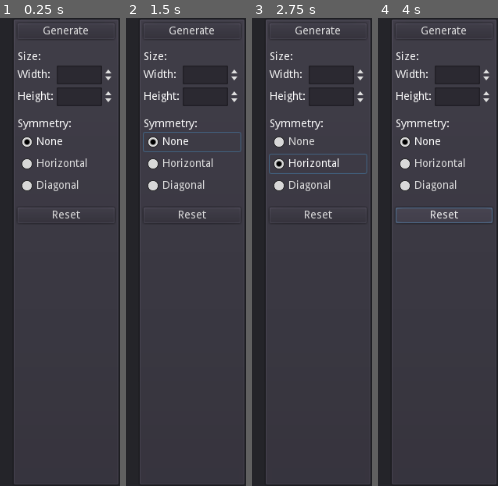
Above: before the commit, frames 1-4 (left to right).
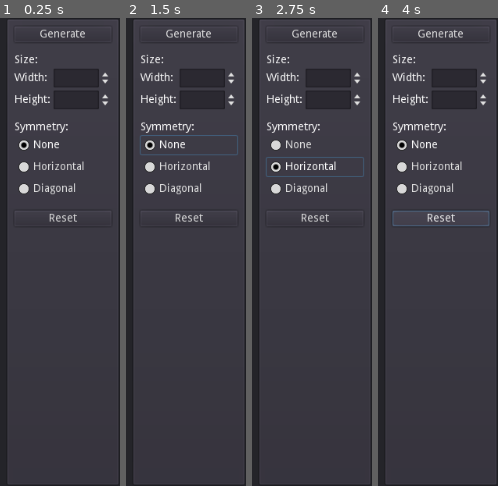
Above: after the commit, the same moments.

Repository: heppocogne/RandomPixelArt
Game: Godot game, scene res://main.tscn
The game is run twice, just before and just after one commit, with the same random seed, the same clock (stepped at 60 frames per second) and the same inputs.
Inputs:
- Up to frame 1 (0.25 s): no input
- Up to frame 2 (1.5 s): click "Generate" at 0.5 s; click "None" at 1.25 s
- Up to frame 3 (2.75 s): click "Horizontal" at 2 s
- Up to frame 4 (4 s): click "Diagonal" at 2.75 s; click "Reset" at 3.5 s

The runs differ from the first frame. In frame 1, 9.1% of the frame differs, in the area x 6-94%, y 0-100%; in frame 2, 9.9%; in frame 3, 9.9%, in the area x 6-96%, y 0-100%; in frame 4, 9.9%.

Commit message:
Add margin to PanelContainer

Diff:
--- a/main.tscn
+++ b/main.tscn
@@ -18,7 +18,7 @@
 anchor_bottom = 1.0
 
 [node name="MarginContainer" type="MarginContainer" parent="BackgroundPanel/HSplitContainer"]
-margin_right = 874.0
+margin_right = 866.0
 margin_bottom = 600.0
 size_flags_horizontal = 3
 custom_constants/margin_right = 8
@@ -29,51 +29,61 @@
 [node name="GridContainer" type="GridContainer" parent="BackgroundPanel/HSplitContainer/MarginContainer"]
 margin_left = 8.0
 margin_top = 8.0
-margin_right = 866.0
+margin_right = 858.0
 margin_bottom = 592.0
 custom_constants/vseparation = 8
 custom_constants/hseparation = 8
 
 [node name="PanelContainer" type="PanelContainer" parent="BackgroundPanel/HSplitContainer"]
-margin_left = 886.0
+margin_left = 878.0
 margin_right = 1024.0
 margin_bottom = 600.0
 
-[node name="VBoxContainer" type="VBoxContainer" parent="BackgroundPanel/HSplitContainer/PanelContainer"]
+[node name="MarginContainer" type="MarginContainer" parent="BackgroundPanel/HSplitContainer/PanelContainer"]
 margin_left = 7.0
 margin_top = 7.0
-margin_right = 131.0
+margin_right = 139.0
 margin_bottom = 593.0
+custom_constants/margin_right = 4
+custom_constants/margin_top = 4
+custom_constants/margin_left = 4
+custom_constants/margin_bottom = 4
+
+[node name="VBoxContainer" type="VBoxContainer" parent="BackgroundPanel/HSplitContainer/PanelContainer/MarginContainer"]
+margin_left = 4.0
+margin_top = 4.0
+margin_right = 128.0
+margin_bottom = 582.0
 custom_constants/separation = 16
 
-[node name="GenerateButton" type="Button" parent="BackgroundPanel/HSplitContainer/PanelContainer/VBoxContainer"]
+[node name="GenerateButton" type="Button" parent="BackgroundPanel/HSplitContainer/PanelContainer/MarginContainer/VBoxContainer"]
 margin_right = 124.0
 margin_bottom = 20.0
 text = "Generate"
 
-[node name="Size" type="VBoxContainer" parent="BackgroundPanel/HSplitContainer/PanelContainer/VBoxContainer"]
+[node name="Size" type="VBoxContainer" parent="BackgroundPanel/HSplitContainer/PanelContainer/MarginContainer/VBoxContainer"]
 margin_top = 36.0
 margin_right = 124.0
 margin_bottom = 106.0
 
-[node name="Label" type="Label" parent="BackgroundPanel/HSplitContainer/PanelContainer/VBoxContainer/Size"]
+[node name="Label" type="Label" parent="BackgroundPanel/HSplitContainer/PanelContainer/MarginContainer/VBoxContainer/Size"]
 margin_right = 124.0
 margin_bottom = 14.0
 text = "Size:"
 
-[node name="Edit" type="GridContainer" parent="BackgroundPanel/HSplitContainer/PanelContainer/VBoxContainer/Size"]
+[node name="Edit" type="GridContainer" parent="BackgroundPanel/HSplitContainer/PanelContainer/MarginContainer/VBoxContainer/Size"]
 margin_top = 18.0
 margin_right = 124.0
 margin_bottom = 70.0
 columns = 2
 
-[node name="WidthLabel" type="Label" parent="BackgroundPanel/HSplitContainer/PanelContainer/VBoxContainer/Size/Edit"]
+[node name="WidthLabel" type="Label" parent="BackgroundPanel/HSplitContainer/PanelContainer/MarginContainer/VBoxContainer/Size/Edit"]
 margin_top = 5.0
 margin_right = 46.0
 margin_bottom = 19.0
 text = "Width:"
 
-[node name="WidthEdit" type="SpinBox" parent="BackgroundPanel/HSplitContainer/PanelContainer/VBoxContainer/Size/Edit"]
+[node name="WidthEdit" type="SpinBox" parent="BackgroundPanel/HSplitContainer/PanelContainer/MarginContainer/VBoxContainer/Size/Edit"]
 margin_left = 50.0
 margin_right = 124.0
 margin_bottom = 24.0
@@ -81,13 +91,13 @@
 max_value = 256.0
 value = 16.0
 
-[node name="HeightLabel" type="Label" parent="BackgroundPanel/HSplitContainer/PanelContainer/VBoxContainer/Size/Edit"]
+[node name="HeightLabel" type="Label" parent="BackgroundPanel/HSplitContainer/PanelContainer/MarginContainer/VBoxContainer/Size/Edit"]
 margin_top = 33.0
 margin_right = 46.0
 margin_bottom = 47.0
 text = "Height:"
 
-[node name="HeightEdit" type="SpinBox" parent="BackgroundPanel/HSplitContainer/PanelContainer/VBoxContainer/Size/Edit"]
+[node name="HeightEdit" type="SpinBox" parent="BackgroundPanel/HSplitContainer/PanelContainer/MarginContainer/VBoxContainer/Size/Edit"]
 margin_left = 50.0
 margin_top = 28.0
 margin_right = 124.0
@@ -96,17 +106,17 @@
 max_value = 256.0
 value = 16.0
 
-[node name="Symmetry" type="VBoxContainer" parent="BackgroundPanel/HSplitContainer/PanelContainer/VBoxContainer"]
+[node name="Symmetry" type="VBoxContainer" parent="BackgroundPanel/HSplitContainer/PanelContainer/MarginContainer/VBoxContainer"]
 margin_top = 122.0
 margin_right = 124.0
 margin_bottom = 220.0
 
-[node name="Label" type="Label" parent="BackgroundPanel/HSplitContainer/PanelContainer/VBoxContainer/Symmetry"]
+[node name="Label" type="Label" parent="BackgroundPanel/HSplitContainer/PanelContainer/MarginContainer/VBoxContainer/Symmetry"]
 margin_right = 124.0
 margin_bottom = 14.0
 text = "Symmetry:"
 
-[node name="None" type="CheckBox" parent="BackgroundPanel/HSplitContainer/PanelContainer/VBoxContainer/Symmetry"]
+[node name="None" type="CheckBox" parent="BackgroundPanel/HSplitContainer/PanelContainer/MarginContainer/VBoxContainer/Symmetry"]
 margin_top = 18.0
 margin_right = 124.0
 margin_bottom = 42.0
@@ -114,37 +124,37 @@
 group = ExtResource( 4 )
 text = "None"
 
-[node name="Horizontal" type="CheckBox" parent="BackgroundPanel/HSplitContainer/PanelContainer/VBoxContainer/Symmetry"]
+[node name="Horizontal" type="CheckBox" parent="BackgroundPanel/HSplitContainer/PanelContainer/MarginContainer/VBoxContainer/Symmetry"]
 margin_top = 46.0
 margin_right = 124.0
 margin_bottom = 70.0
 group = ExtResource( 4 )
 text = "Horizontal"
 
-[node name="Diagonal" type="CheckBox" parent="BackgroundPanel/HSplitContainer/PanelContainer/VBoxContainer/Symmetry"]
+[node name="Diagonal" type="CheckBox" parent="BackgroundPanel/HSplitContainer/PanelContainer/MarginContainer/VBoxContainer/Symmetry"]
 margin_top = 74.0
 margin_right = 124.0
 margin_bottom = 98.0
 group = ExtResource( 4 )
 text = "Diagonal"
 
-[node name="VBoxContainer" type="VBoxContainer" parent="BackgroundPanel/HSplitContainer/PanelContainer/VBoxContainer"]
+[node name="VBoxContainer" type="VBoxContainer" parent="BackgroundPanel/HSplitContainer/PanelContainer/MarginContainer/VBoxContainer"]
 visible = false
 margin_top = 120.0
 margin_right = 154.0
 margin_bottom = 164.0
 
-[node name="ComplexityEdit" type="HBoxContainer" parent="BackgroundPanel/HSplitContainer/PanelContainer/VBoxContainer/VBoxContainer"]
+[node name="ComplexityEdit" type="HBoxContainer" parent="BackgroundPanel/HSplitContainer/PanelContainer/MarginContainer/VBoxContainer/VBoxContainer"]
 margin_right = 154.0
 margin_bottom = 24.0
 
-[node name="Label" type="Label" parent="BackgroundPanel/HSplitContainer/PanelContainer/VBoxContainer/VBoxContainer/ComplexityEdit"]
+[node name="Label" type="Label" parent="BackgroundPanel/HSplitContainer/PanelContainer/MarginContainer/VBoxContainer/VBoxContainer/ComplexityEdit"]
 margin_top = 5.0
 margin_right = 76.0
 margin_bottom = 19.0
 text = "Complexity:"
 
-[node name="SpinBox" type="SpinBox" parent="BackgroundPanel/HSplitContainer/PanelContainer/VBoxContainer/VBoxContainer/ComplexityEdit"]
+[node name="SpinBox" type="SpinBox" parent="BackgroundPanel/HSplitContainer/PanelContainer/MarginContainer/VBoxContainer/VBoxContainer/ComplexityEdit"]
 margin_left = 80.0
 margin_right = 154.0
 margin_bottom = 24.0
@@ -154,7 +164,7 @@
 value = 1.0
 script = ExtResource( 1 )
 
-[node name="HSlider" type="HSlider" parent="BackgroundPanel/HSplitContainer/PanelContainer/VBoxContainer/VBoxContainer"]
+[node name="HSlider" type="HSlider" parent="BackgroundPanel/HSplitContainer/PanelContainer/MarginContainer/VBoxContainer/VBoxContainer"]
 margin_top = 28.0
 margin_right = 154.0
 margin_bottom = 44.0
@@ -164,16 +174,16 @@
 value = 1.0
 script = ExtResource( 2 )
 
-[node name="ResetButton" type="Button" parent="BackgroundPanel/HSplitContainer/PanelContainer/VBoxContainer"]
+[node name="ResetButton" type="Button" parent="BackgroundPanel/HSplitContainer/PanelContainer/MarginContainer/VBoxContainer"]
 margin_top = 236.0
 margin_right = 124.0
 margin_bottom = 256.0
 text = "Reset"
 script = ExtResource( 3 )
 
-[connection signal="ready" from="." to="BackgroundPanel/HSplitContainer/PanelContainer/VBoxContainer/ResetButton" method="_on_Main_ready"]
-[connection signal="changed" from="BackgroundPanel/HSplitContainer/PanelContainer/VBoxContainer/VBoxContainer/ComplexityEdit/SpinBox" to="BackgroundPanel/HSplitContainer/PanelContainer/VBoxContainer/VBoxContainer/HSlider" method="_on_SpinBox_changed"]
-[connection signal="value_changed" from="BackgroundPanel/HSplitContainer/PanelContainer/VBoxContainer/VBoxContainer/ComplexityEdit/SpinBox" to="BackgroundPanel/HSplitContainer/PanelContainer/VBoxContainer/VBoxContainer/HSlider" method="_on_SpinBox_value_changed"]
-[connection signal="changed" from="BackgroundPanel/HSplitContainer/PanelContainer/VBoxContainer/VBoxContainer/HSlider" to="BackgroundPanel/HSplitContainer/PanelContainer/VBoxContainer/VBoxContainer/ComplexityEdit/SpinBox" method="_on_HSlider_changed"]
-[connection signal="value_changed" from="BackgroundPanel/HSplitContainer/PanelContainer/VBoxContainer/VBoxContainer/HSlider" to="BackgroundPanel/HSplitContainer/PanelContainer/VBoxContainer/VBoxContainer/ComplexityEdit/SpinBox" method="_on_HSlider_value_changed"]
-[connection signal="pressed" from="BackgroundPanel/HSplitContainer/PanelContainer/VBoxContainer/ResetButton" to="BackgroundPanel/HSplitContainer/PanelContainer/VBoxContainer/ResetButton" method="_on_ResetButton_pressed"]
+[connection signal="ready" from="." to="BackgroundPanel/HSplitContainer/PanelContainer/MarginContainer/VBoxContainer/ResetButton" method="_on_Main_ready"]
+[connection signal="changed" from="BackgroundPanel/HSplitContainer/PanelContainer/MarginContainer/VBoxContainer/VBoxContainer/ComplexityEdit/SpinBox" to="BackgroundPanel/HSplitContainer/PanelContainer/MarginContainer/VBoxContainer/VBoxContainer/HSlider" method="_on_SpinBox_changed"]
+[connection signal="value_changed" from="BackgroundPanel/HSplitContainer/PanelContainer/MarginContainer/VBoxContainer/VBoxContainer/ComplexityEdit/SpinBox" to="BackgroundPanel/HSplitContainer/PanelContainer/MarginContainer/VBoxContainer/VBoxContainer/HSlider" method="_on_SpinBox_value_changed"]
+[connection signal="changed" from="BackgroundPanel/HSplitContainer/PanelContainer/MarginContainer/VBoxContainer/VBoxContainer/HSlider" to="BackgroundPanel/HSplitContainer/PanelContainer/MarginContainer/VBoxContainer/VBoxContainer/ComplexityEdit/SpinBox" method="_on_HSlider_changed"]
+[connection signal="value_changed" from="BackgroundPanel/HSplitContainer/PanelContainer/MarginContainer/VBoxContainer/VBoxContainer/HSlider" to="BackgroundPanel/HSplitContainer/PanelContainer/MarginContainer/VBoxContainer/VBoxContainer/ComplexityEdit/SpinBox" method="_on_HSlider_value_changed"]
+[connection signal="pressed" from="BackgroundPanel/HSplitContainer/PanelContainer/MarginContainer/VBoxContainer/ResetButton" to="BackgroundPanel/HSplitContainer/PanelContainer/MarginContainer/VBoxContainer/ResetButton" method="_on_ResetButton_pressed"]
